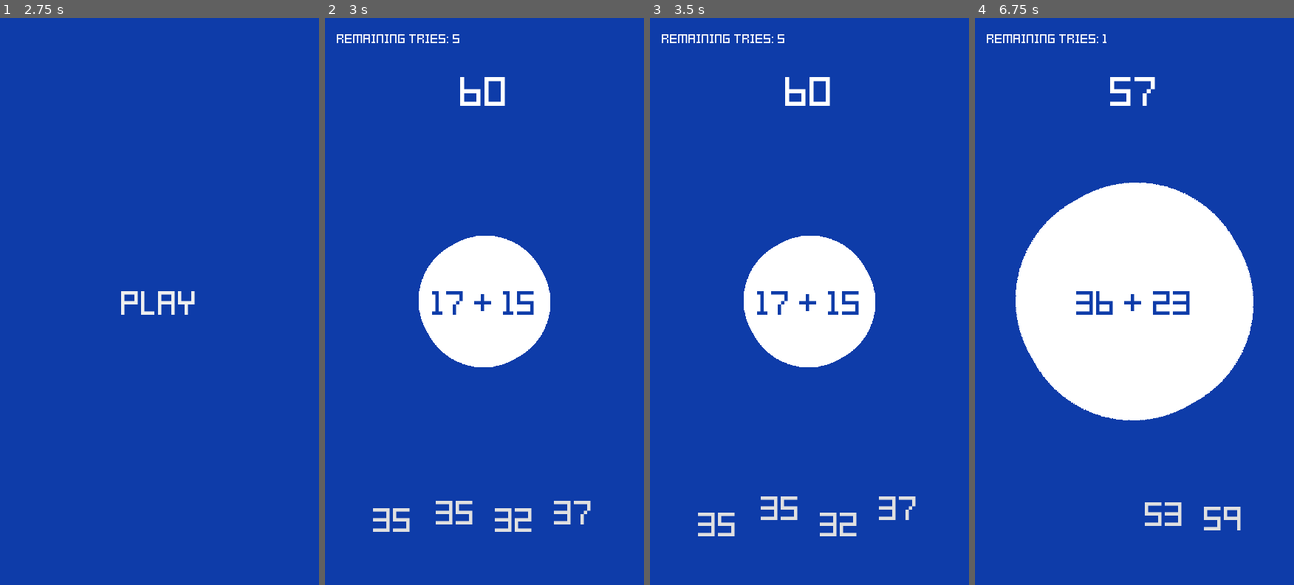
Above: before the commit, frames 1-4 (left to right).
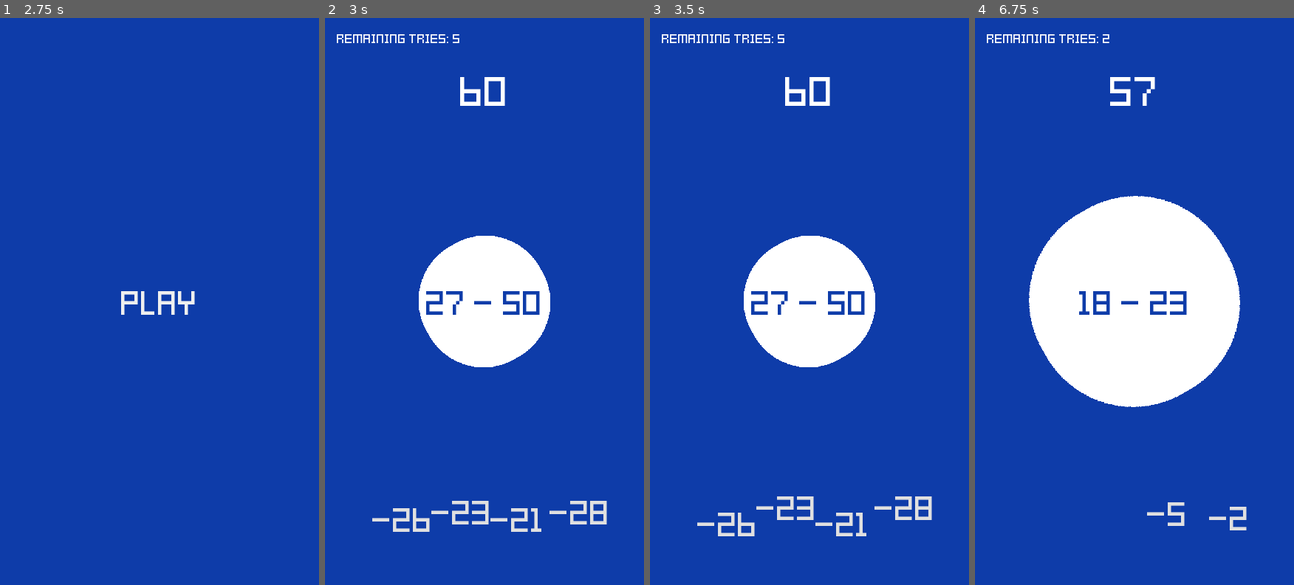
Above: after the commit, the same moments.

Repository: msanatan/Approximately
Game: Godot game, scene res://Scenes/MainMenu.tscn
Two runs of this game, one before a commit and one after it. Both use one fixed random seed, a clock stepped at 60 frames per second and the inputs below.
Inputs:
- Up to frame 1 (2.75 s): click "Play" at 0.5 s; click "Play" at 1.25 s; click "Play" at 2 s
- Up to frame 2 (3 s): no input
- Up to frame 3 (3.5 s): no input
- Up to frame 4 (6.75 s): click "35" (after the commit: "-26") at 3.5 s; click "35" (after the commit: "-23") at 4.25 s; click "32" (after the commit: "112") at 5 s; click "60" (after the commit: "-1") at 5.75 s; click "55" (after the commit: "-4") at 6.5 s

Frame 1 is identical in both runs. In frame 2, 1.7% of the frame differs, in the area x 14-89%, y 48-91%; in frame 3, 1.7%; in frame 4, 6.2%, in the area x 12-88%, y 2-91%.

Commit message:
Support multiple operators
We add subtraction for now

Diff:
--- a/Scripts/Game.gd
+++ b/Scripts/Game.gd
@@ -17,7 +17,8 @@
 var wrong_answer_diff: Array = [-6, -5, -4, 4, 5, 6]
 var question_number_1: int
 var question_number_2: int
-var operator: String = "+"
+var operators: Array = ["+", "-"]
+var operator: String
 var answers: Array = []
 var correct_answer: int = 0
 
@@ -30,11 +31,15 @@
 
 
 func generate_question():
-    question_number_1 = randi() % 35 + 5
-    question_number_2 = randi() % 35 + 5
+    question_number_1 = randi() % 95 + 5
+    question_number_2 = randi() % 95 + 5
+    operator = operators[randi() % 2]
+
 
     if operator == "+":
         correct_answer = question_number_1 + question_number_2
+    elif operator == "-":
+        correct_answer = question_number_1 - question_number_2
 
     var close_answer: int = correct_answer + answer_diff[randi() % answer_diff.size()]
     var wrong_answer_1: int = correct_answer + wrong_answer_diff[randi() % answer_diff.size()]
